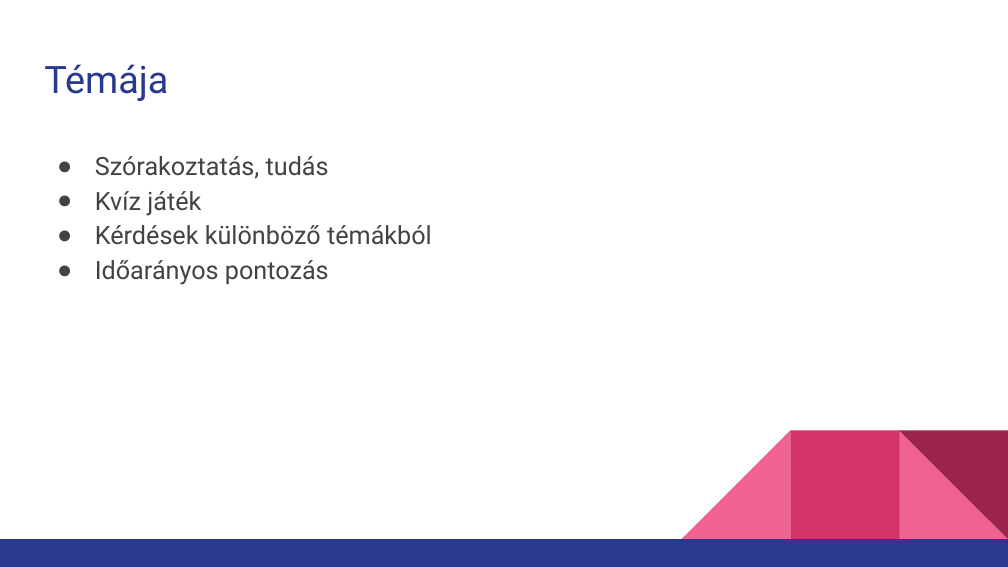
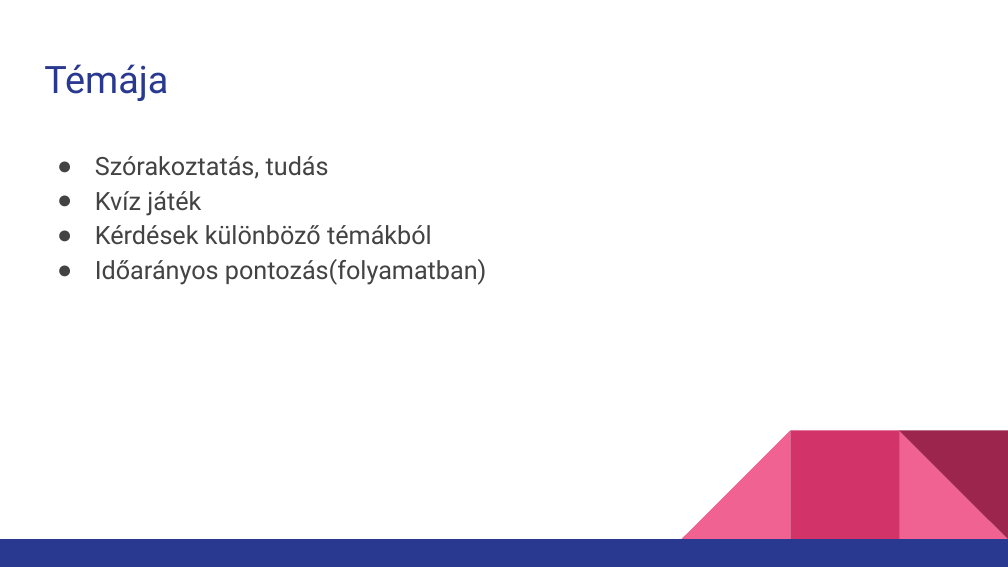
Before and after one commit to kocsisg1/cohoot, a slide deck: slide 2 of Cohoot.pptx. Drawn at 1008x567 pixels with LibreOffice and Linux fonts; fonts in the diff are those of the drawing. Boxes give left, top, right and bottom in pixels: in the first picture for what was removed or moved away, otherwise in the second. Text is boxed around its words. In the diff, an @@ line names an element or a change of style, - is before the commit and + after.

```diff
--- a/Cohoot.pptx
+++ b/Cohoot.pptx
@@ text at [95,259,487,285]: text changed @@
-● Időarányos pontozás
+● Időarányos pontozás(folyamatban)
```
Also in this commit, not shown: 3 other slides changed, 8 slides added, 5 slides removed.
